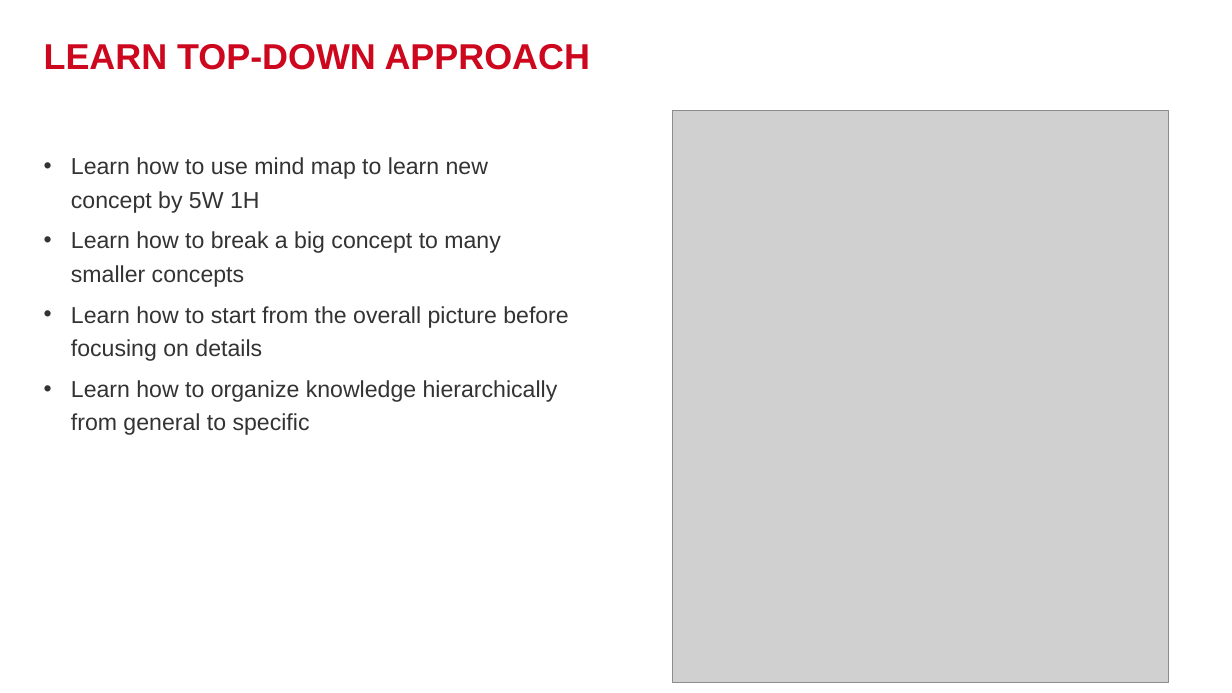
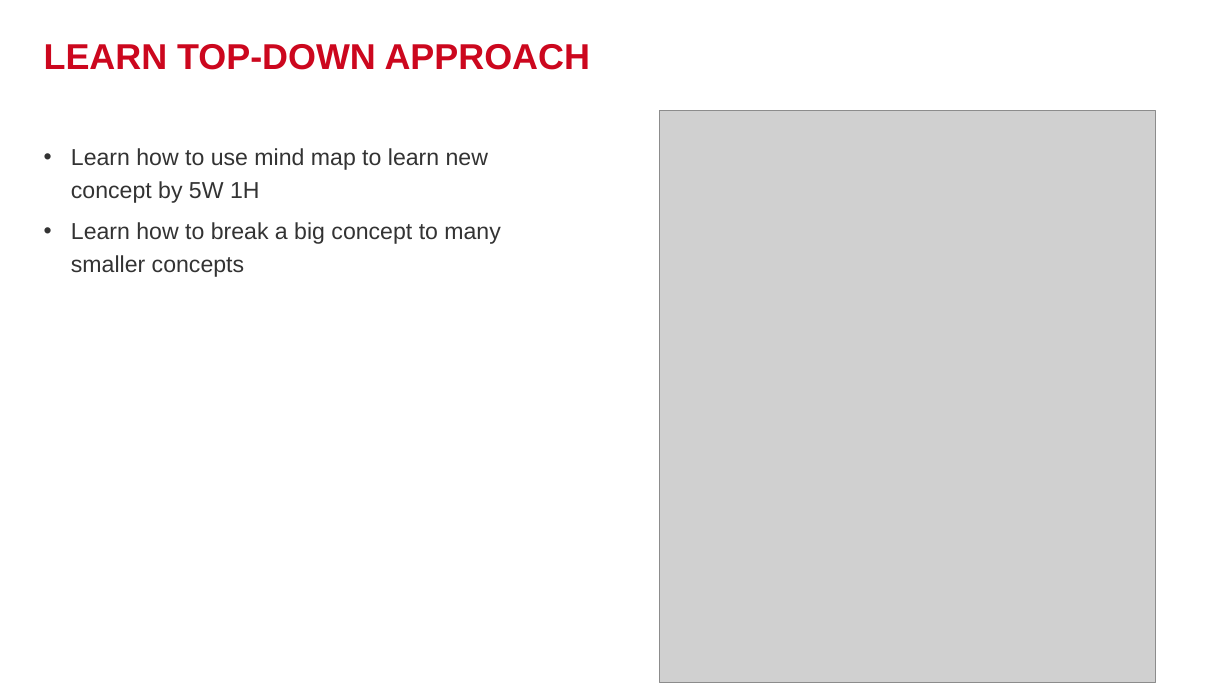
Before and after one commit to phmquan/YPP4-QuanPhan, a slide deck: slide 5 of document/QuanPhan_MilestonePreview.pptx. Drawn at 1232x693 pixels with LibreOffice and Linux fonts; fonts in the diff are those of the drawing; grey boxes stand for pictures; background and template pictures are left out. Boxes give left, top, right and bottom in pixels: in the first picture for what was removed or moved away, otherwise in the second. Text is boxed around its words. In the diff, an @@ line names an element or a change of style, - is before the commit and + after.

```diff
--- a/document/QuanPhan_MilestonePreview.pptx
+++ b/document/QuanPhan_MilestonePreview.pptx
@@ picture moved from (x1=673, y1=111, x2=1169, y2=683) to (x1=660, y1=111, x2=1156, y2=683) @@
@@ text "Learn how to use mind ..." moved from (x1=71, y1=157, x2=568, y2=435) to (x1=71, y1=148, x2=500, y2=277) @@
@@ text at (x1=71, y1=306, x2=568, y2=435): paragraphs removed @@
-• Learn how to start from the overall picture before focusing on details
-• Learn how to organize knowledge hierarchically from general to specific
```
Also in this commit, not shown: 7 other slides changed, 1 slide added, 4 slides removed, 1 other file.
